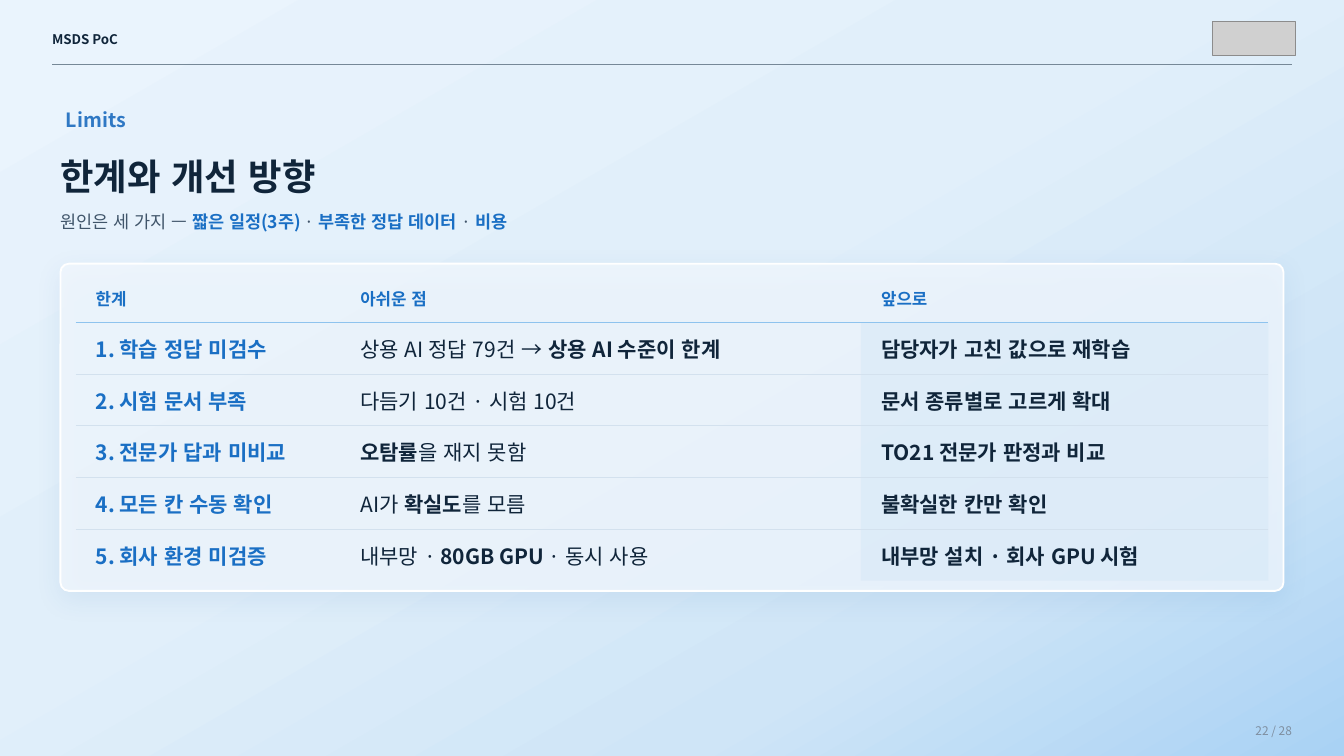
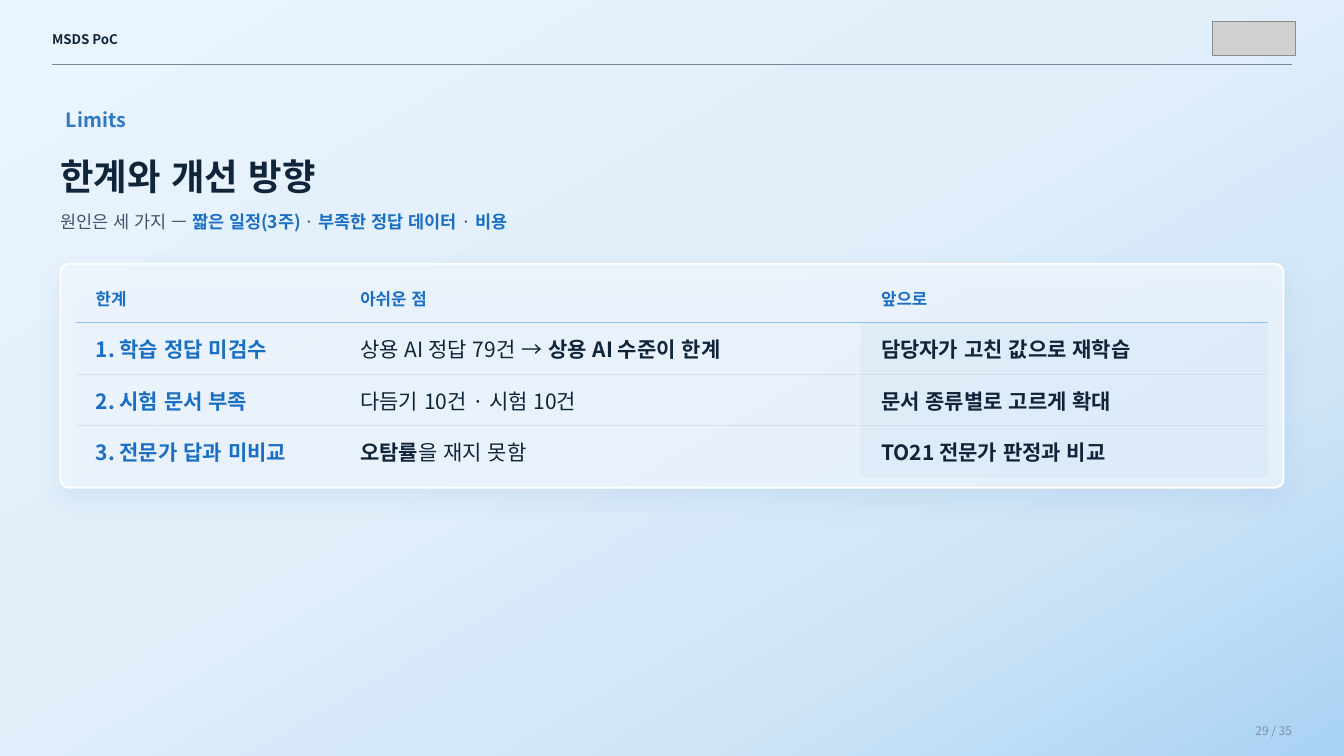
Before and after one commit to sunub/for-digital-divide, a slide deck: slide 29 of MSDS_PoC_flat.pptx (slide 22 before the commit). Drawn at 1344x756 pixels with LibreOffice and Linux fonts; fonts in the diff are those of the drawing; grey boxes stand for pictures. Boxes give left, top, right and bottom in pixels: in the first picture for what was removed or moved away, otherwise in the second. Text is boxed around its words. In the diff, an @@ line names an element or a change of style, - is before the commit and + after.

```diff
--- a/MSDS_PoC_flat.pptx
+++ b/MSDS_PoC_flat.pptx
@@ rounded rectangle: place and size @@
-rounded rectangle at (60,264,1284,592)
+rounded rectangle at (60,264,1284,488)
@@ rounded rectangle at (60,264,1284,488): proportions changed @@
@@ table at (76,274,1268,478) @@
-row 5: 4. 모든 칸 수동 확인 | AI가 확실도를 모름 | 불확실한 칸만 확인
-row 6: 5. 회사 환경 미검증 | 내부망 · 80GB GPU · 동시 사용 | 내부망 설치 · 회사 GPU 시험
@@ text at (1255,726,1292,735): text changed @@
-22 / 28
+29 / 35
```
Also in this commit, not shown: 24 other slides changed, 8 slides added, 1 slide removed.
